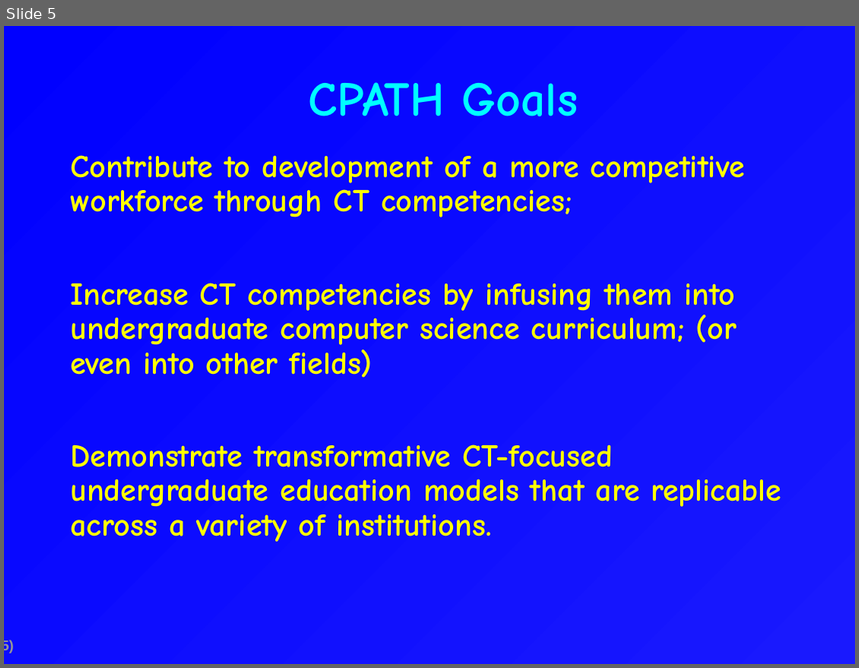
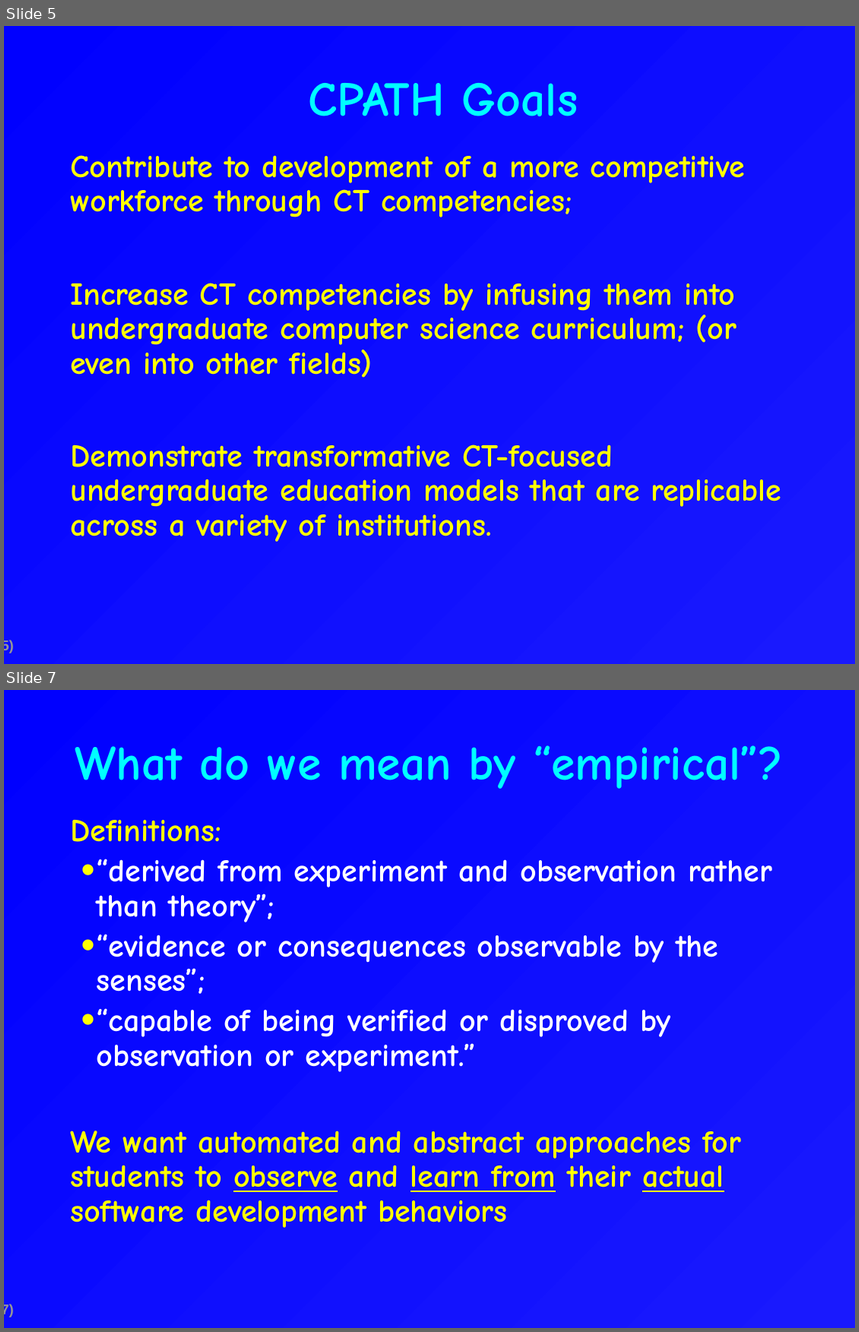
Before and after one commit to csdl/techreports, a slide deck: techreports/09-11/CPATH.Pitch.ppt. Shown one above the other, each under a label of ours: slide 5 before the commit, slides 5 and 7 after it; the slides between them are not shown. The pictures are 859x668 and 859x1332 pixels, drawn with LibreOffice and Linux fonts; fonts in the diff are those of the drawing. Boxes give left, top, right and bottom in pixels: in the first picture for what was removed or moved away, otherwise in the second. Text is boxed around its words. In the diff, an @@ line names an element or a change of style, - is before the commit and + after.

```diff
--- a/techreports/09-11/CPATH.Pitch.ppt
+++ b/techreports/09-11/CPATH.Pitch.ppt
@@ slide 7 added at (x1=4, y1=690, x2=855, y2=1328), background gradient #1919FE to #0000FF; not listed: 1 template element that a slide beside it also shows @@
@@ title added at (x1=75, y1=745, x2=783, y2=789), 41 pt, text #00FFFF, bold @@
+What do we mean by “empirical”?
@@ text added at (x1=70, y1=820, x2=772, y2=1228), 27 pt, text #FFFFFF, bold @@
+  Definitions:
+  • “derived from experiment and observation rather than theory”;
+  • “evidence or consequences observable by the senses”;
+  • “capable of being verified or disproved by observation or experiment.”
+  We want automated and abstract approaches for students to observe and learn from their actual software development behaviors
```
Also in this commit, not shown: 2 slides changed, 13 other slides added, 1 slide removed, 1 other file.
